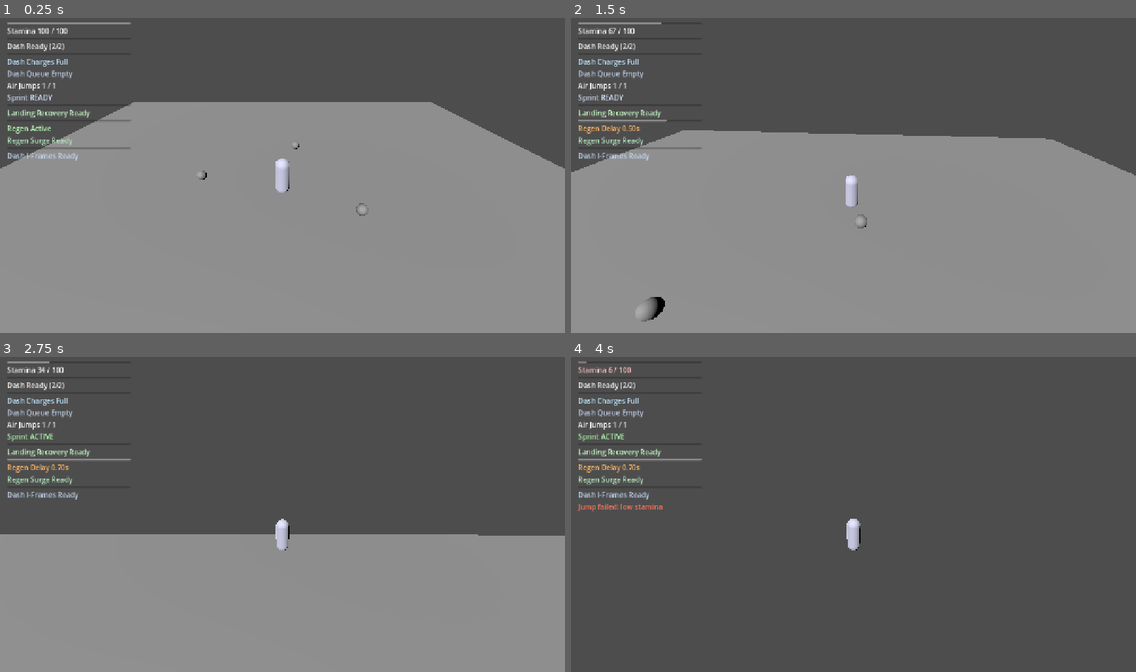
Above: before the commit, frames 1-4 (two rows, left to right).
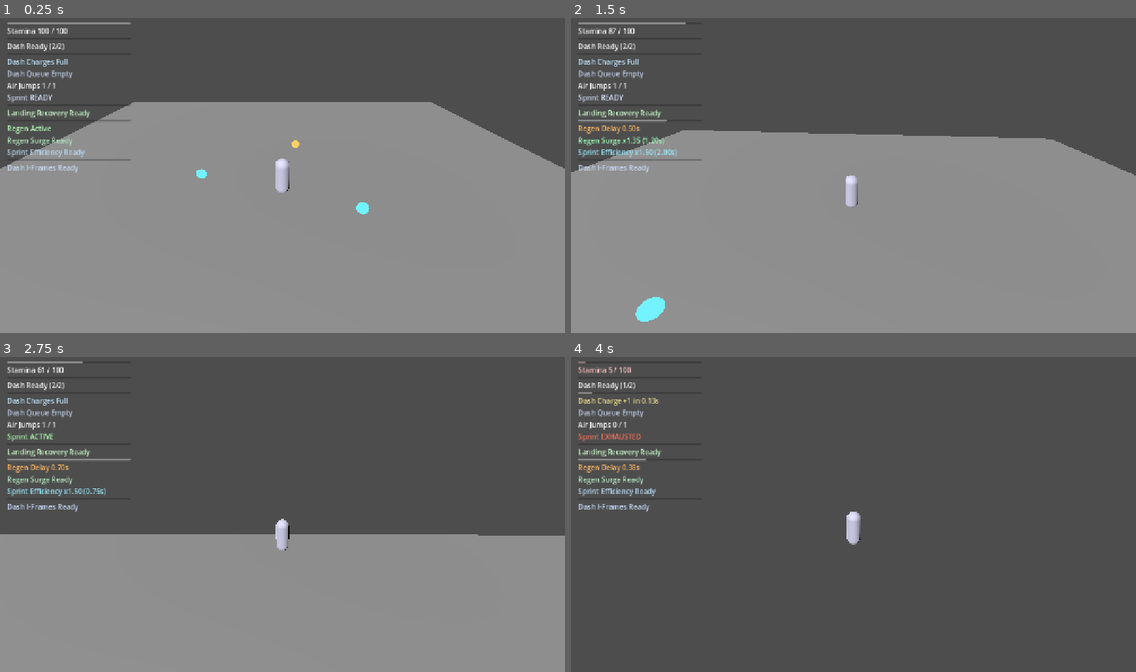
Above: after the commit, the same moments.

Repository: thegoatleroyjenkins/arpg-game
Game: Godot game, scene res://prototype3d/main_3d.tscn
Same seed, same stepped clock (60 frames per second), same inputs: the game is played once before the commit and once after it. This scene is started directly instead of the project's main scene.
Inputs (mouse positions are in pixels of both pictures, inside the frame that each line leads up to):
- Up to frame 1 (0.25 s): no input
- Up to frame 2 (1.5 s): tap Enter (ui_accept) at 0.5 s; move the mouse to (881, 172) at 0.52 s; hold Shift (sprint) 0.53-1.28 s; hold W (move_up) from 0.53 s (still down); tap Space (jump) at 0.77 s; move the mouse to (825, 175) at 1.27 s; click (825, 175) at 1.35 s
- Up to frame 3 (2.75 s): keep holding W (move_up); tap Space (jump) at 1.52 s; tap Shift (sprint) at 1.55 s; move the mouse to (293, 508) at 2.02 s; hold Shift (sprint) from 2.03 s (still down); tap R (camera_recenter) at 2.1 s
- Up to frame 4 (4 s): keep holding W (move_up); move the mouse to (847, 517) at 2.77 s; release Shift (sprint) at 2.78 s; tap Q (dash) at 2.85 s; tap Space (jump) at 3.02, 3.77 s; tap Shift (sprint) at 3.05 s; move the mouse to (893, 517) at 3.52 s; hold Shift (sprint) from 3.53 s (still down)

The runs differ from the first frame. In frame 1, 0.7% of the frame differs, in the area x 1-66%, y 38-63%; in frame 2, 1.0%, in the area x 1-53%, y 1-97%; in frame 3, 0.5%; in frame 4, 1.0%.
Error before the commit: Parse Error: Function "_target_needs_sprint_efficiency_boost()" not found in base self. (res://prototype3d/stamina_pickup_3d.gd:124)

Commit message:
Add sprint efficiency buff HUD support for 3D stamina pickups

Diff:
--- a/prototype3d/main_3d.tscn
+++ b/prototype3d/main_3d.tscn
@@ -172,6 +172,10 @@
 layout_mode = 2
 text = "Regen Surge Ready"
 
+[node name="SprintEfficiencyBoostLabel" type="Label" parent="StaminaHud/MarginContainer/VBoxContainer"]
+layout_mode = 2
+text = "Sprint Efficiency Ready"
+
 [node name="DashInvulnerabilityBar" type="ProgressBar" parent="StaminaHud/MarginContainer/VBoxContainer"]
 layout_mode = 2
 max_value = 0.12
--- a/prototype3d/stamina_hud_3d.gd
+++ b/prototype3d/stamina_hud_3d.gd
@@ -16,6 +16,7 @@
 @onready var stamina_regen_delay_bar: ProgressBar = $MarginContainer/VBoxContainer/StaminaRegenDelayBar
 @onready var stamina_regen_delay_label: Label = $MarginContainer/VBoxContainer/StaminaRegenDelayLabel
 @onready var stamina_regen_boost_label: Label = $MarginContainer/VBoxContainer/StaminaRegenBoostLabel
+@onready var sprint_efficiency_boost_label: Label = $MarginContainer/VBoxContainer/SprintEfficiencyBoostLabel
 @onready var dash_invulnerability_bar: ProgressBar = $MarginContainer/VBoxContainer/DashInvulnerabilityBar
 @onready var dash_invulnerability_label: Label = $MarginContainer/VBoxContainer/DashInvulnerabilityLabel
 @onready var stamina_warning_label: Label = $MarginContainer/VBoxContainer/StaminaWarningLabel
@@ -70,6 +71,9 @@
 		return
 	if not player.has_signal("stamina_regen_boost_changed"):
 		push_warning("StaminaHud3D target does not expose stamina_regen_boost_changed signal")
+		return
+	if not player.has_signal("sprint_efficiency_boost_changed"):
+		push_warning("StaminaHud3D target does not expose sprint_efficiency_boost_changed signal")
 		return
 
 	player.stamina_changed.connect(_on_stamina_changed)
@@ -84,6 +88,7 @@
 	player.stamina_action_failed.connect(_on_stamina_action_failed)
 	player.dash_invulnerability_changed.connect(_on_dash_invulnerability_changed)
 	player.stamina_regen_boost_changed.connect(_on_stamina_regen_boost_changed)
+	player.sprint_efficiency_boost_changed.connect(_on_sprint_efficiency_boost_changed)
 	var current_stamina := float(player.get("stamina"))
 	var current_dash_cooldown := float(player.call("_next_dash_ready_remaining"))
 	var current_dash_charge_recharge := float(player.get("dash_charge_recharge_left"))
@@ -96,6 +101,9 @@
 	var current_stamina_regen_boost := float(player.get("stamina_regen_boost_left"))
 	var current_stamina_regen_boost_max := float(player.get("stamina_regen_boost_max"))
 	var current_stamina_regen_boost_multiplier := float(player.get("stamina_regen_boost_multiplier"))
+	var current_sprint_efficiency_boost := float(player.get("sprint_efficiency_boost_left"))
+	var current_sprint_efficiency_boost_max := float(player.get("sprint_efficiency_boost_max"))
+	var current_sprint_efficiency_boost_multiplier := float(player.get("sprint_efficiency_boost_multiplier"))
 	var tuning_resource: Resource = player.get("tuning")
 	var max_stamina := 100.0
 	var max_dash_cooldown := 1.0
@@ -133,6 +141,7 @@
 	_on_landing_recovery_changed(current_landing_recovery, max_landing_recovery)
 	_on_stamina_regen_delay_changed(current_stamina_regen_delay, max_stamina_regen_delay)
 	_on_stamina_regen_boost_changed(current_stamina_regen_boost, max(0.01, current_stamina_regen_boost_max), max(1.0, current_stamina_regen_boost_multiplier))
+	_on_sprint_efficiency_boost_changed(current_sprint_efficiency_boost, max(0.01, current_sprint_efficiency_boost_max), max(1.0, current_sprint_efficiency_boost_multiplier))
 	_on_dash_invulnerability_changed(current_dash_invulnerability, max_dash_invulnerability)
 
 func _process(delta: float) -> void:
@@ -247,6 +256,15 @@
 		stamina_regen_boost_label.text = "Regen Surge Ready"
 		stamina_regen_boost_label.modulate = Color(0.7, 0.9, 0.75)
 
+func _on_sprint_efficiency_boost_changed(remaining: float, _max_value: float, multiplier: float) -> void:
+	var clamped_remaining: float = max(0.0, remaining)
+	if clamped_remaining > 0.01:
+		sprint_efficiency_boost_label.text = "Sprint Efficiency x%.2f (%.2fs)" % [max(1.0, multiplier), clamped_remaining]
+		sprint_efficiency_boost_label.modulate = Color(0.6, 0.92, 1.0)
+	else:
+		sprint_efficiency_boost_label.text = "Sprint Efficiency Ready"
+		sprint_efficiency_boost_label.modulate = Color(0.72, 0.85, 0.95)
+
 func _on_dash_invulnerability_changed(remaining: float, max_value: float) -> void:
 	dash_invulnerability_bar.max_value = max(0.01, max_value)
 	dash_invulnerability_bar.value = clamp(remaining, 0.0, dash_invulnerability_bar.max_value)
--- a/prototype3d/stamina_pickup_3d.gd
+++ b/prototype3d/stamina_pickup_3d.gd
@@ -309,6 +309,16 @@
 	var missing_ratio: float = float(max_air_jumps - current_air_jumps) / float(max_air_jumps)
 	return missing_ratio >= clamp(threshold_ratio, 0.0, 1.0)
 
+func _target_needs_sprint_efficiency_boost(player: Node3D) -> bool:
+	if sprint_efficiency_boost_duration <= 0.0 or sprint_efficiency_boost_multiplier <= 1.0:
+		return false
+	if not player.has_method("apply_sprint_efficiency_boost"):
+		return false
+	if not player.has_method("get"):
+		return true
+	var remaining: float = float(player.get("sprint_efficiency_boost_left"))
+	return remaining <= 0.01
+
 func _get_target_missing_stamina_ratio(player: Node3D) -> float:
 	var current_stamina: float = float(player.get("stamina"))
 	var tuning: Resource = player.get("tuning")
--- a/world/levels/open_world_3d.tscn
+++ b/world/levels/open_world_3d.tscn
@@ -137,6 +137,10 @@
 layout_mode = 2
 text = "Regen Surge Ready"
 
+[node name="SprintEfficiencyBoostLabel" type="Label" parent="StaminaHud/MarginContainer/VBoxContainer"]
+layout_mode = 2
+text = "Sprint Efficiency Ready"
+
 [node name="DashInvulnerabilityBar" type="ProgressBar" parent="StaminaHud/MarginContainer/VBoxContainer"]
 layout_mode = 2
 max_value = 0.12
Not shown, changed: README.md
